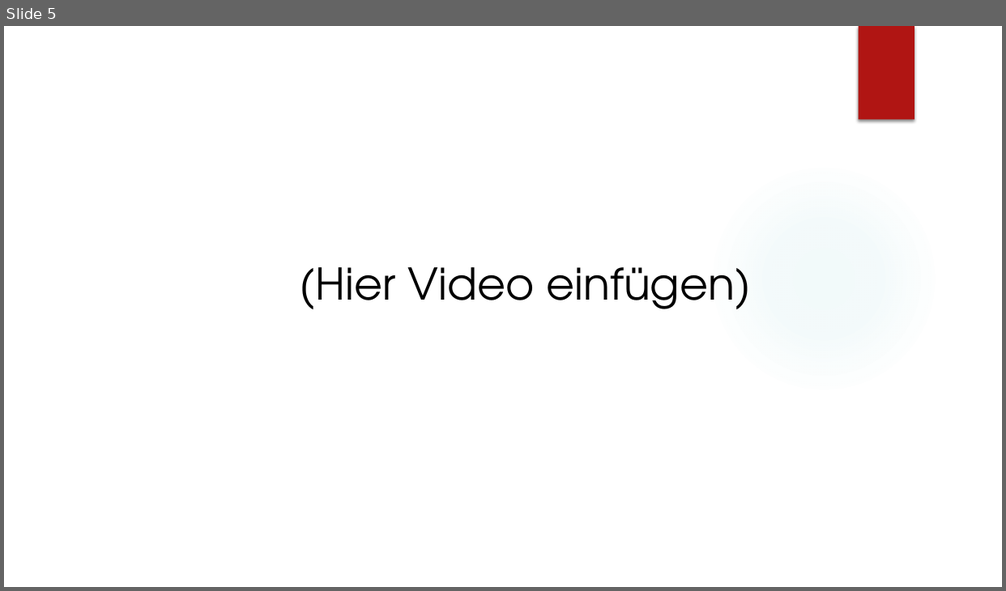
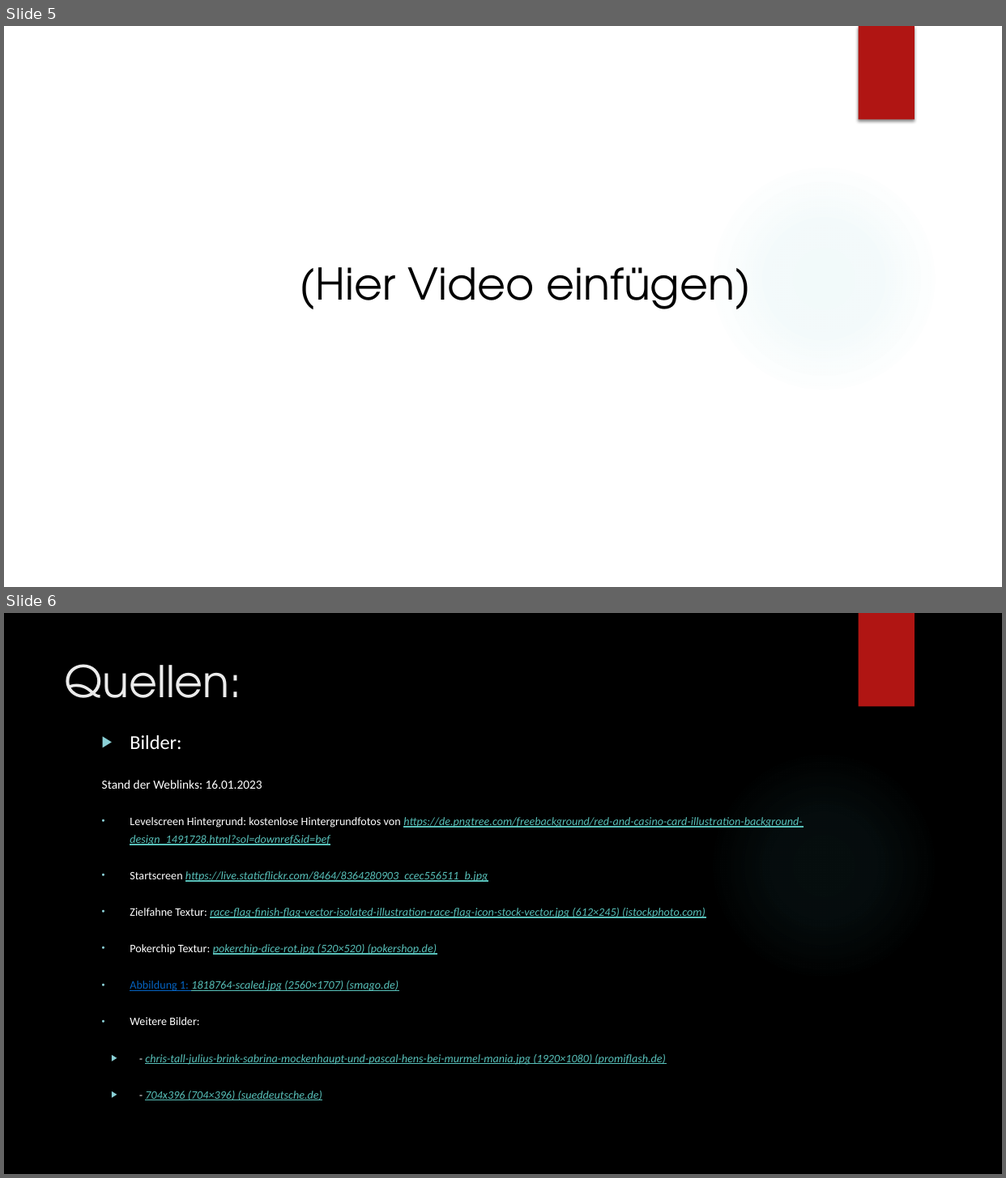
Before and after one commit to Danschweig/Semesterprojekt-Murmelbahn, a slide deck: Casino Murmeln Präsentation Dienstag.pptx. Shown one above the other, each under a label of ours: slide 5 before the commit, slides 5 and 6 after it. The pictures are 1006x591 and 1006x1178 pixels, drawn with LibreOffice and Linux fonts; fonts in the diff are those of the drawing; background and template pictures are left out. Boxes give left, top, right and bottom in pixels: in the first picture for what was removed or moved away, otherwise in the second. Text is boxed around its words. In the diff, an @@ line names an element or a change of style, - is before the commit and + after.

Commit message:
quellen aktualisiert

```diff
--- a/Casino Murmeln Präsentation Dienstag.pptx
+++ b/Casino Murmeln Präsentation Dienstag.pptx
@@ slide 6 added at bbox=[4, 613, 1002, 1174], background picture (left out); not listed: 2 template elements that a slide beside it also shows @@
@@ title added at bbox=[65, 664, 242, 698], 42 pt, text #EBEBEB @@
+Quellen:
@@ text added at bbox=[102, 735, 802, 1101], 11 pt, text #58C1BA, italic, underline @@
+▶ Bilder:
+Stand der Weblinks: 16.01.2023
+• Levelscreen Hintergrund: kostenlose Hintergrundfotos von https://de.pngtree.com/freebackground/red-and-casino-card-illustration-background-design_1491728.html?sol=downref&id=bef
+• Startscreen https://live.staticflickr.com/8464/8364280903_ccec556511_b.jpg
+• Zielfahne Textur: race-flag-finish-flag-vector-isolated-illustration-race-flag-icon-stock-vector.jpg (612×245) (istockphoto.com)
+• Pokerchip Textur: pokerchip-dice-rot.jpg (520×520) (pokershop.de)
+• Abbildung 1: 1818764-scaled.jpg (2560×1707) (smago.de)
+• Weitere Bilder:
+▶ - chris-tall-julius-brink-sabrina-mockenhaupt-und-pascal-hens-bei-murmel-mania.jpg (1920×1080) (promiflash.de)
+▶ - 704x396 (704×396) (sueddeutsche.de)
```
Also in this commit, not shown: 2 other slides added, 1 slide removed, 1 other file.
